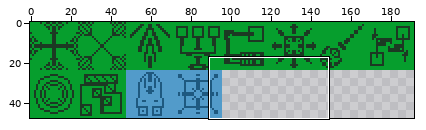
One commit to this sprite sheet: public/images/game/td/towers.png. Above: a wide view before the commit, with the close-up outlined.
Close-up. The starting point:
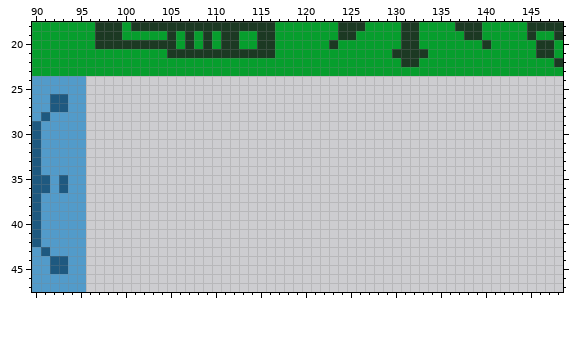
The file is 192x72 pixels. Shown: x 90..148, y 18..47. The old version is drawn lined up with the new one, on the new canvas.
After the commit:
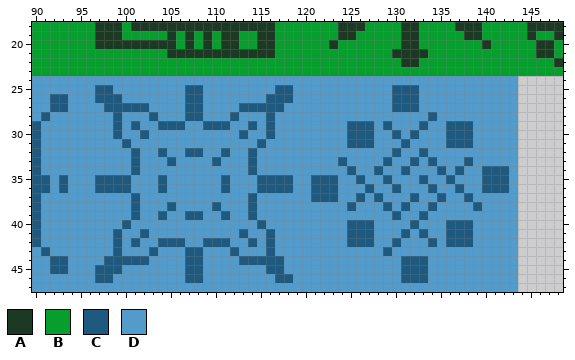
Palette (. is transparent): A #1c3923  B #069e2d  C #1e5980  D #529bca
The edit:
canvas 192x72 -> 192x48 (the part of the old canvas that was cut away was empty and is not shown)
y 24: x 96..143 ................................................ -> DDDDDDDDDDDDDDDDDDDDDDDDDDDDDDDDDDDDDDDDDDDDDDDD
y 25: x 96..143 ................................................ -> DCCDDDDDDDDCCDDDDDDDDCCDDDDDDDDDDDCCCDDDDDDDDDDD
y 26: x 96..143 ................................................ -> DCCCDDDDDDDCCDDDDDDDCCCDDDDDDDDDDDCCCDDDDDDDDDDD
y 27: x 96..143 ................................................ -> DDCCCCCDDDDCCDDDDCCCCCDDDDDDDDDDDDCCCDDDDDDDDDDD
y 28: x 96..143 ................................................ -> DDDCDDDCDDDCCDDDCDDDCDDDDDDDDDDDDDDDDDCDDDDDDDDD
y 29: x 96..143 ................................................ -> DDDCDCDDCCCDDCCCDDCDCDDDDDDDDCCCDCDDDCDDCCCDDDDD
y 30: x 96..143 ................................................ -> DDDCDDCDDDDDDDDDDCDDCDDDDDDDDCCCDDCDCDDDCCCDDDDD
y 31: x 96..143 ................................................ -> DDDDCDDDDDDDDDDDDDDCDDDDDDDDDCCCDDDCDDDDCCCDDDDD
y 32: x 96..143 ................................................ -> DDDDDCDDCDDCCDDCDDCDDDDDDDDDDDDDDDCDDCDDDDDDDDDD
y 33: x 96..143 ................................................ -> DDDDDCDDDCDDDDCDDDCDDDDDDDDDCDDDDCDDCDCDDDCDDDDD
y 34: x 96..143 ................................................ -> DDDDDCDDDDDDDDDDDDCDDDDDDDDDDCDDCDDCDDDCDCDDCCCD
y 35: x 96..143 ................................................ -> DCCCCDDDCDDDDDDCDDDCCCCDDCCCDDCDDCDDDCDDCDDDCCCD
y 36: x 96..143 ................................................ -> DCCCCDDDCDDDDDDCDDDCCCCDDCCCDDDCDDCDDDCDDCDDCCCD
y 37: x 96..143 ................................................ -> DDDDDCDDDDDDDDDDDDCDDDDDDCCCDDCDCDDDCDDCDDCDDDDD
y 38: x 96..143 ................................................ -> DDDDDCDDDCDDDDCDDDCDDDDDDDDDDCDDDCDCDDCDDDDCDDDD
y 39: x 96..143 ................................................ -> DDDDDCDDCDDCCDDCDDCDDDDDDDDDDDDDDDCDDCDDDDDDDDDD
y 40: x 96..143 ................................................ -> DDDDCDDDDDDDDDDDDDDCDDDDDDDDDCCCDDDDCDDDCCCDDDDD
y 41: x 96..143 ................................................ -> DDDCDDCDDDDDDDDDDCDDCDDDDDDDDCCCDDDCDCDDCCCDDDDD
y 42: x 96..143 ................................................ -> DDDCDCDDCCCDDCCCDDCDCDDDDDDDDCCCDDCDDDCDCCCDDDDD
y 43: x 96..143 ................................................ -> DDDCDDDCDDDCCDDDCDDDCDDDDDDDDDDDDCDDDDDDDDDDDDDD
y 44: x 96..143 ................................................ -> DDCCCCCDDDDCCDDDDCCCCCDDDDDDDDDDDDDCCCDDDDDDDDDD
y 45: x 96..143 ................................................ -> DCCCDDDDDDDCCDDDDDDDCCDDDDDDDDDDDDDCCCDDDDDDDDDD
y 46: x 96..143 ................................................ -> DCCDDDDDDDDCCDDDDDDDDCCDDDDDDDDDDDDCCCDDDDDDDDDD
y 47: x 96..143 ................................................ -> DDDDDDDDDDDDDDDDDDDDDDDDDDDDDDDDDDDDDDDDDDDDDDDD
